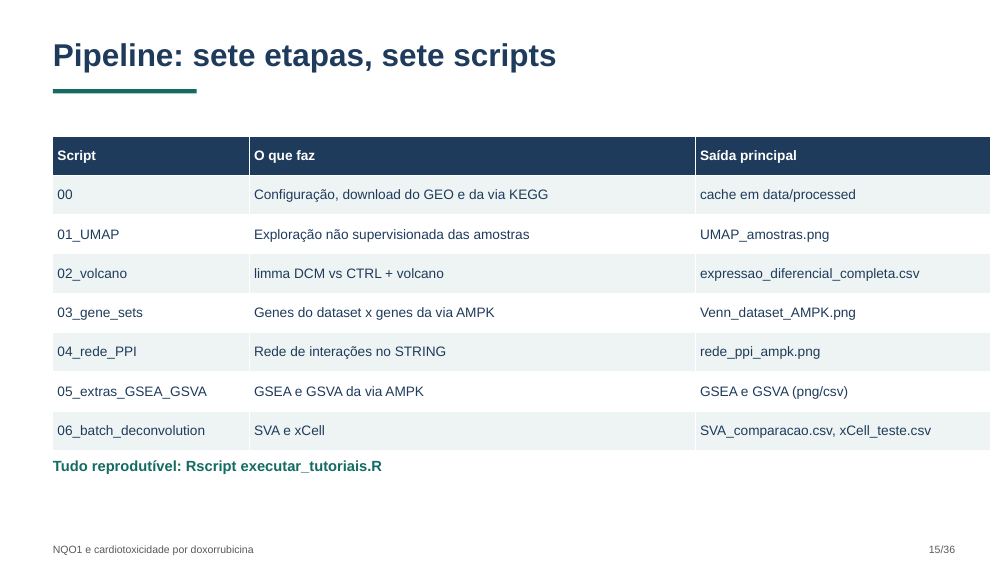
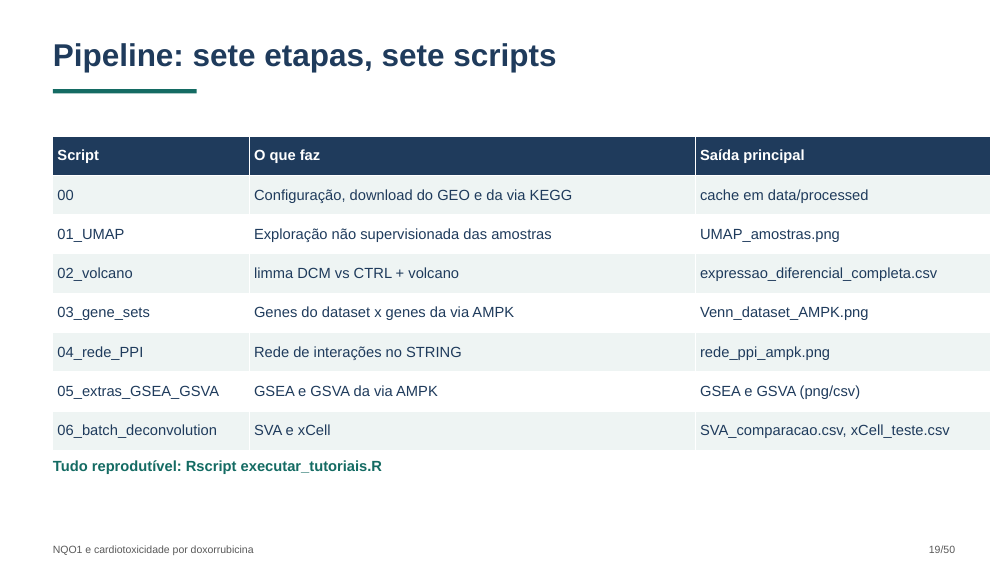
Before and after one commit to lucielesilva/nqo1-doxorrubicina-cardiotoxicidade, a slide deck: slide 19 of tutoriais/APRESENTACAO_NQO1_TUTORIAIS.pptx (slide 15 before the commit). Drawn at 1008x567 pixels with LibreOffice and Linux fonts; fonts in the diff are those of the drawing. Boxes give left, top, right and bottom in pixels: in the first picture for what was removed or moved away, otherwise in the second. Text is boxed around its words. In the diff, an @@ line names an element or a change of style, - is before the commit and + after.

```diff
--- a/tutoriais/APRESENTACAO_NQO1_TUTORIAIS.pptx
+++ b/tutoriais/APRESENTACAO_NQO1_TUTORIAIS.pptx
@@ table at box(53, 136, 991, 451) @@
@@ size 13 to 14 pt @@
@@ text at box(929, 545, 955, 553): text changed @@
-15/36
+19/50
```
Also in this commit, not shown: 30 other slides changed, 14 slides added, 2 other files.
